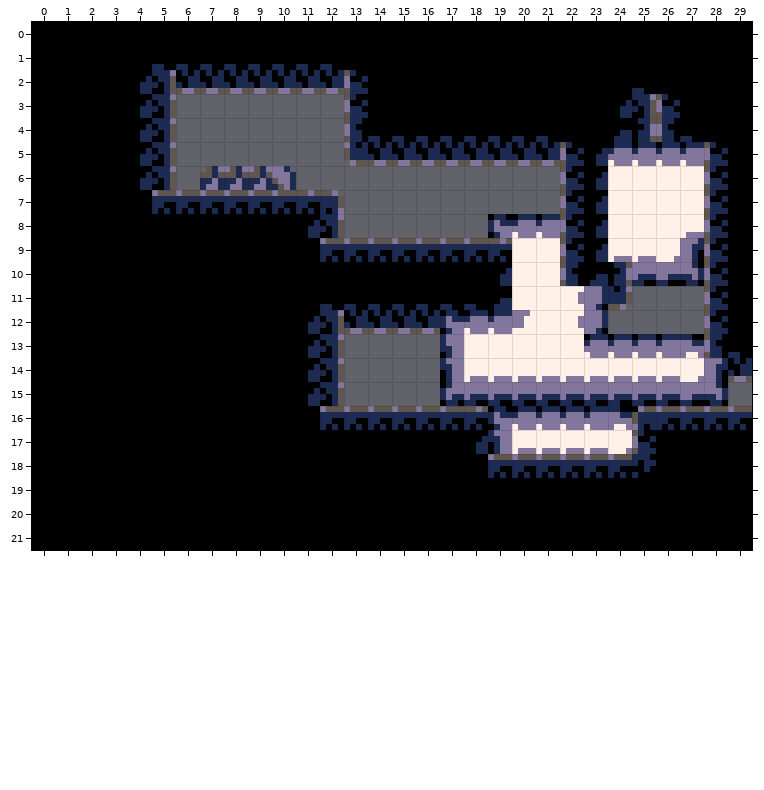
Tiled map, stored at data/maps/room11.tmx. Above is the file before it was changed.
Cells are 8x8 px. Shown: x 0..29, y 0..21. The commit also replaced the tileset; all pictures use the new one.
Once edited:
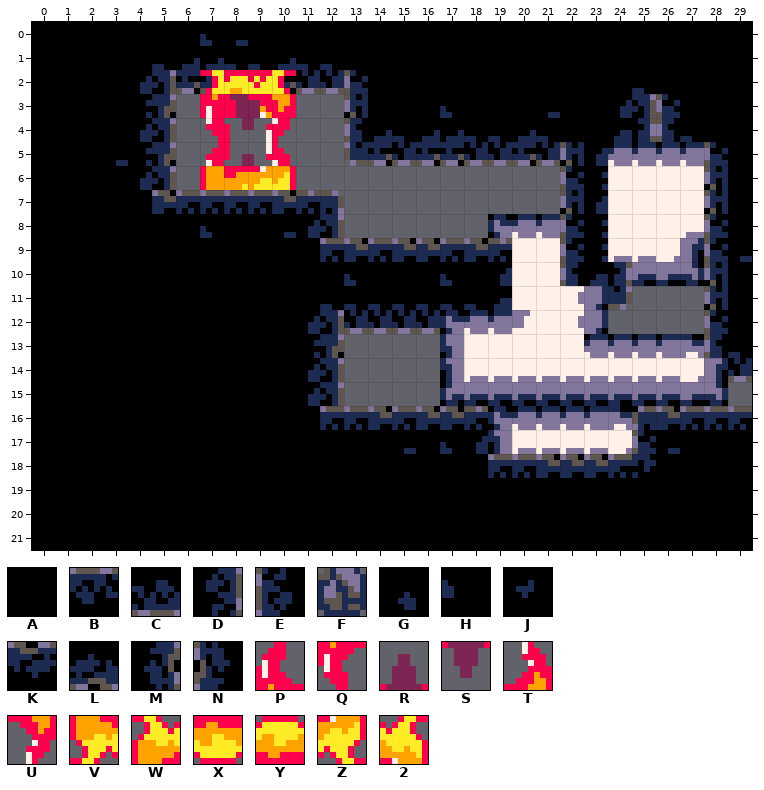
Key: from "tileset": A 0, B 1, C 1 turned 180, D 2, E 2 turned 180, F 6, G 7, H 8, J 9, K 10, L 10 turned 180, M 11 flipped left-right, N 11 flipped up-down, P 56 "decor", Q 56 flipped up-down "decor", R 57 "decor", S 57 flipped up-down "decor", T 58 "decor", U 58 flipped up-down "decor", V 59, W 59 flipped up-down, X 60, Y 60 flipped up-down, Z 61, 2 61 flipped up-down.
_ is an empty cell.
Diff:
Layer "Tiles":
There is now tile 2 in row 3 at x 9.
The edit turns tile A into tile G in row 1 at x 6; in row 4 at x 16; in row 9 at x 6; in row 11 at x 12 and 16; in row 18 at x 16.
The edit turns tile A into tile H in row 1 at x 7; in row 4 at x 17; in row 9 at x 7; in row 11 at x 13 and 17; in row 18 at x 17.
The edit turns tile A into tile J in row 1 at x 8; in row 4 at x 21; in row 6 at x 3; in row 9 at x 10; in row 10 at x 29; in row 18 at x 15 and 26.
The edit turns tile B into tile K in row 8 at x 5 and 10; in row 10 at x 13, 15 to 16 and 18; in row 17 at x 14, 16 to 17 and 26; in row 19 at x 21 to 23.
The edit turns tile C into tile L in row 2 at x 6 to 7 and 10; in row 5 at x 14, 16 to 17 and 20.
The edit turns tile D into tile M in row 4 at x 4; in row 6 at x 4; in row 7 at x 23; in rows 9 to 10 at x 23; in row 14 at x 11.
The edit turns tile E into tile N in row 4 at x 13; in row 6 at x 22; in row 7 at x 28; in row 8 at x 22 and 28; in rows 11 to 12 at x 28.
There is now tile P in row 6 at x 7.
There is now tile Q in row 4 at x 7.
There is now tile R in row 6 at x 8.
There is now tile S in row 4 at x 8.
There is now tile T in row 6 at x 9.
There is now tile U in row 4 at x 9.
The edit turns tile F into tile V in row 7 at x 7.
There is now tile W in row 3 at x 7.
The edit turns tile F into tile X in row 7 at x 8.
There is now tile Y in row 3 at x 8.
The edit turns tile F into tile Z in row 7 at x 9.
Pixel boxes of the changes (left, top, right, bottom) in both pictures:
changed: (116, 34, 488, 286)
changed: (512, 112, 608, 262)
changed: (704, 166, 752, 310)
changed: (308, 340, 344, 358)
changed: (374, 406, 464, 454)
changed: (662, 406, 680, 454)
changed: (542, 454, 608, 478)
